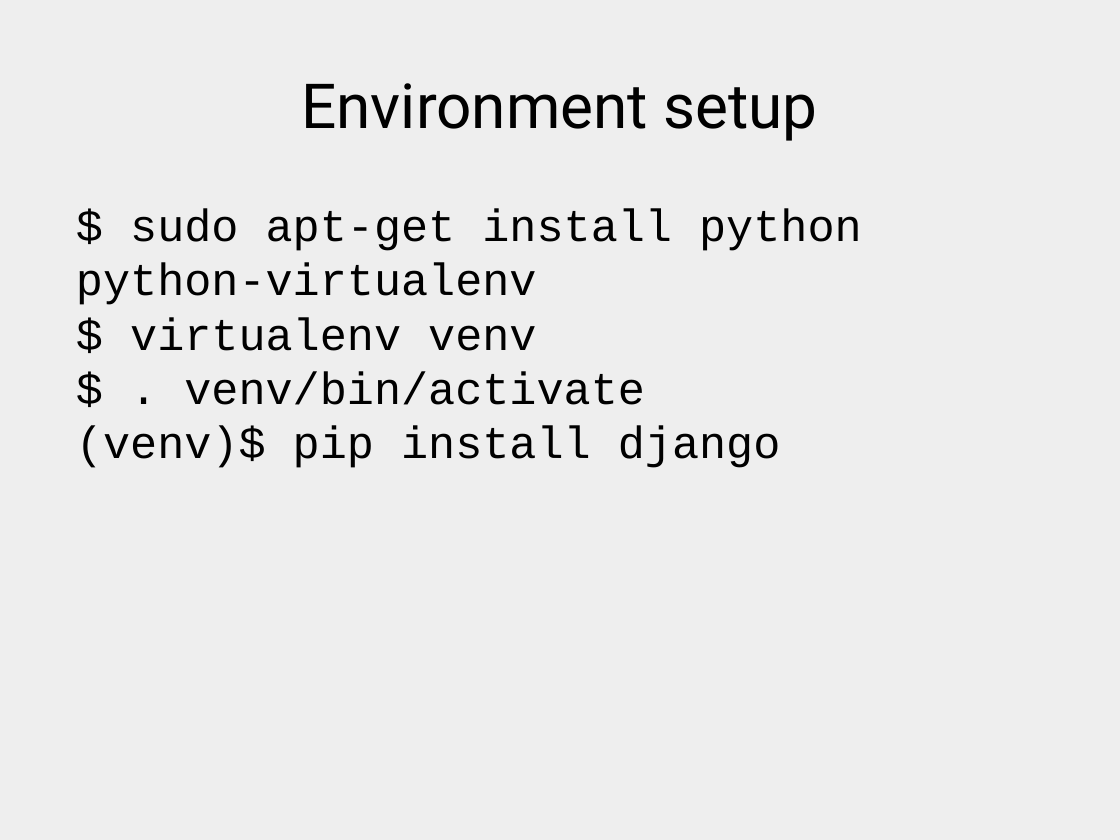
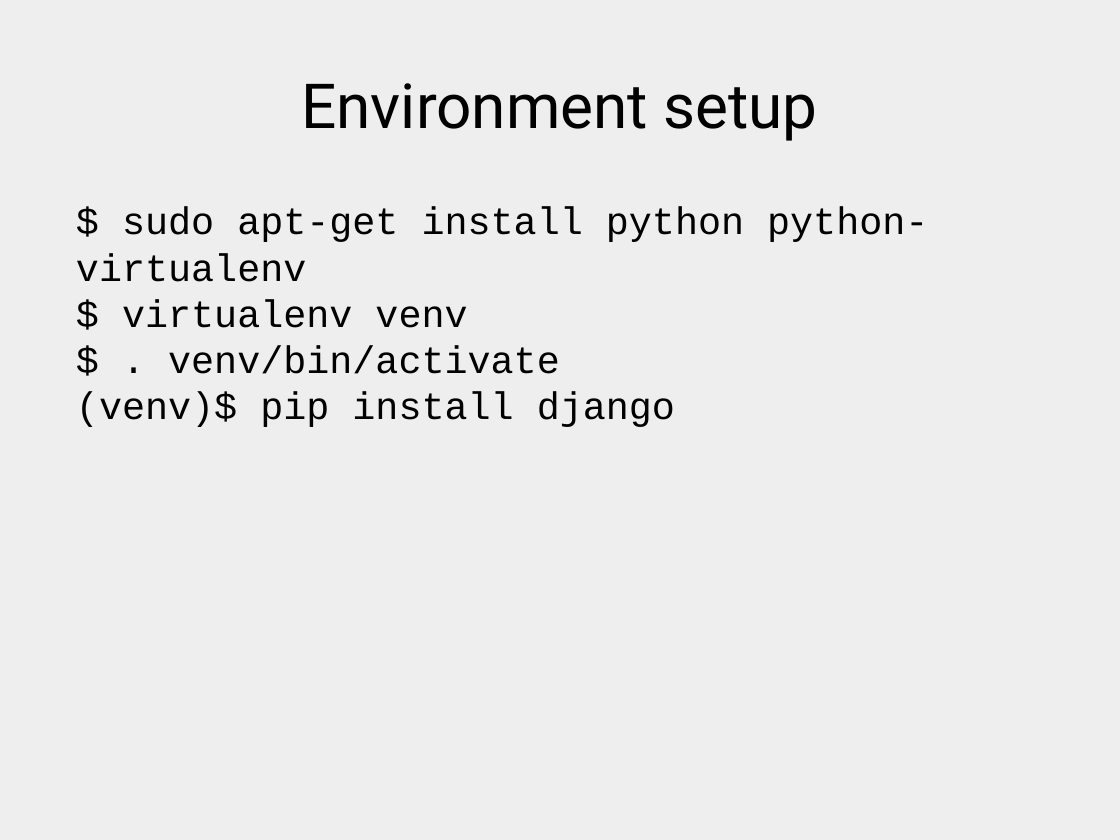
Before and after one commit to xrmx/tcs-lademuta, a slide deck: slide 13 of django.odp. Drawn at 1120x840 pixels with LibreOffice and Linux fonts; fonts in the diff are those of the drawing. Boxes give left, top, right and bottom in pixels: in the first picture for what was removed or moved away, otherwise in the second. Text is boxed around its words. In the diff, an @@ line names an element or a change of style, - is before the commit and + after.

```diff
--- a/django.odp
+++ b/django.odp
@@ text "$ sudo apt-get install python ..." at [76,207,928,427]: size 32 to 27.2 pt @@
```
Also in this commit, not shown: 2 other slides changed, 1 other file.
